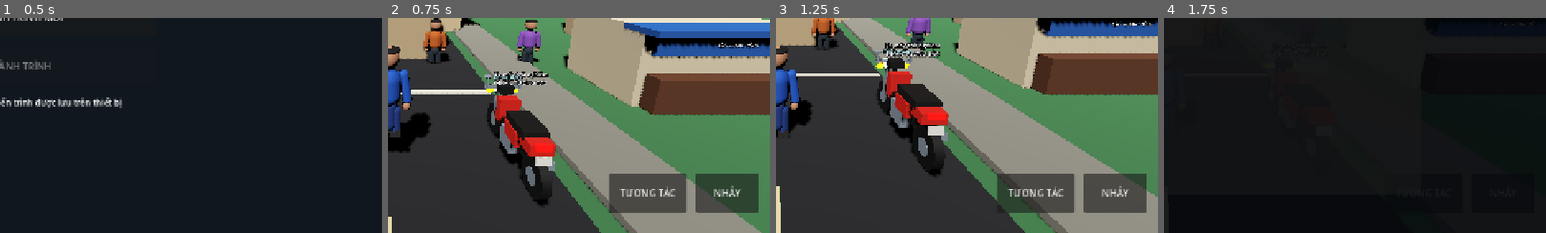
Above: before the commit, frames 1-4 (left to right).
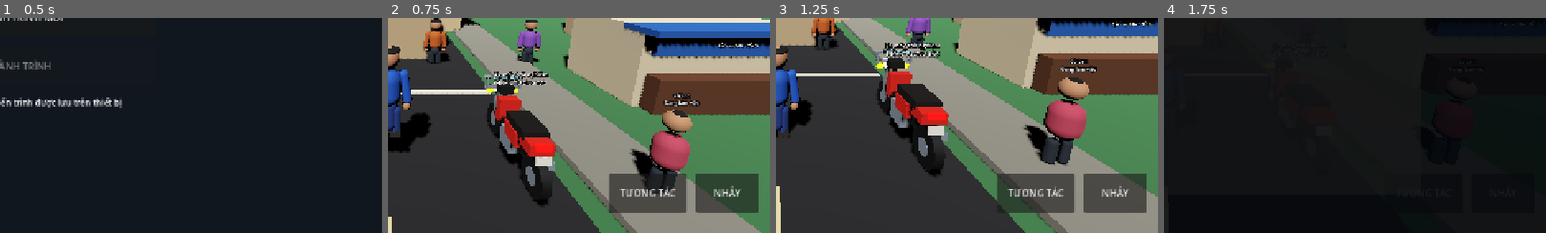
Above: after the commit, the same moments.

Repository: temu838655-dev/Vi-t-Nam-Du-L-ch
Game: Godot game, scene res://scenes/main.tscn
Two runs of this game, one before a commit and one after it. Both use one fixed random seed, a clock stepped at 60 frames per second and the inputs below.
Inputs:
- Up to frame 1 (0.5 s): no input
- Up to frame 2 (0.75 s): click "BẮT ĐẦU HÀNH TRÌNH MỚI" at 0.5 s
- Up to frame 3 (1.25 s): no input
- Up to frame 4 (1.75 s): click "TÀI SẢN" at 1.25 s
The pictures show only the part of the screen within x 50-100%, y 49-99%; the shares and areas given below are measured in that part.

Frame 1 is identical in both runs. In frame 2, 3.9% of the frame differs, in the area x 63-82%, y 34-82%; in frame 3, 4.1%, in the area x 65-84%, y 18-69%; in frame 4, less than 0.1%.

Commit message:
Spawn residents with daily schedules

Diff:
--- a/Godot/scripts/main.gd
+++ b/Godot/scripts/main.gd
@@ -112,6 +112,7 @@
 		GameState.save_game(player.global_position, player.rotation.y)
 
 func _spawn_family_and_career_board() -> void:
+	_spawn_daily_residents()
 	_add_npc("Mẹ", "mother", Vector3(-2.0, 0, -3.1), Color(0.72, 0.18, 0.22))
 	_add_npc("Bố", "father", Vector3(2.0, 0, -3.1), Color(0.16, 0.28, 0.48))
 	# Each career has its own recruiter so players can choose or change jobs directly.
@@ -123,6 +124,23 @@
 	_add_shop("vehicle", "ĐẠI LÝ XE MÁY", Vector3(-10.0, 0, 3.0), Color(0.78, 0.12, 0.08), PI)
 	_add_shop("clothing", "THỜI TRANG VIỆT", Vector3(10.0, 0, 3.0), Color(0.12, 0.32, 0.62), PI)
 	_add_shop("food", "QUÁN ĂN & ĐẶC SẢN", Vector3(0.0, 0, 17.0), Color(0.72, 0.34, 0.08), 0.0)
+
+
+func _spawn_daily_residents() -> void:
+	_add_daily_resident("Chú Minh", Vector3(-5.15, 0, -18), Vector3(-5.15, 0, 5), Vector3(-5.15, 0, 23), Color(0.18, 0.38, 0.68), 0.0)
+	_add_daily_resident("Cô Lan", Vector3(5.15, 0, 27), Vector3(5.15, 0, 8), Vector3(5.15, 0, -12), Color(0.68, 0.24, 0.32), 80.0)
+
+func _add_daily_resident(display_name: String, home: Vector3, workplace: Vector3, shop: Vector3, tint: Color, offset: float) -> void:
+	var resident := Node3D.new()
+	resident.name = "Resident_" + display_name.replace(" ", "")
+	resident.set_script(load("res://scripts/civilian_routine.gd"))
+	resident.set("resident_name", display_name)
+	resident.set("home_position", home)
+	resident.set("work_position", workplace)
+	resident.set("shop_position", shop)
+	resident.set("shirt_color", tint)
+	resident.set("schedule_offset", offset)
+	add_child(resident)
 
 func _add_shop(shop_type: String, display_name: String, at: Vector3, tint: Color, facing: float) -> void:
 	var shop := Node3D.new()
